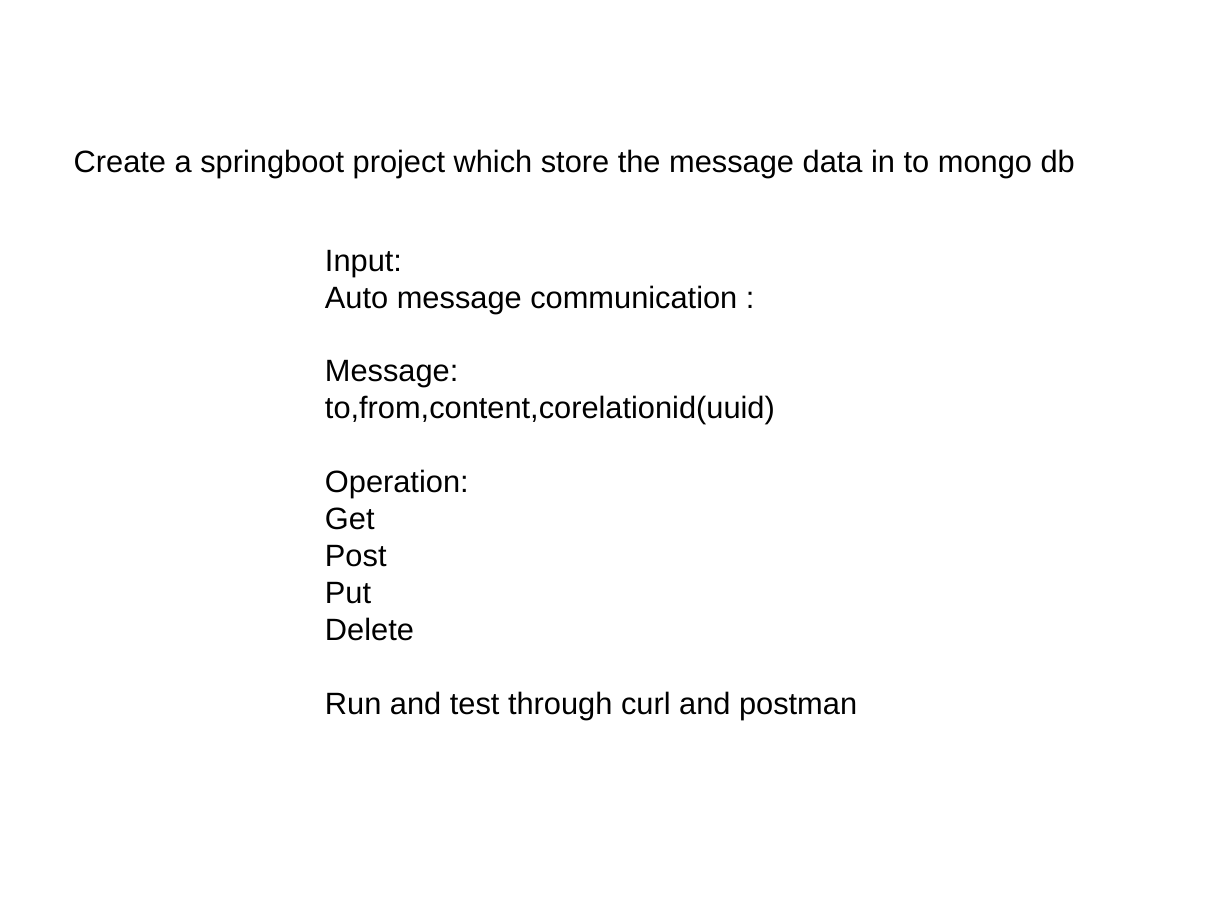
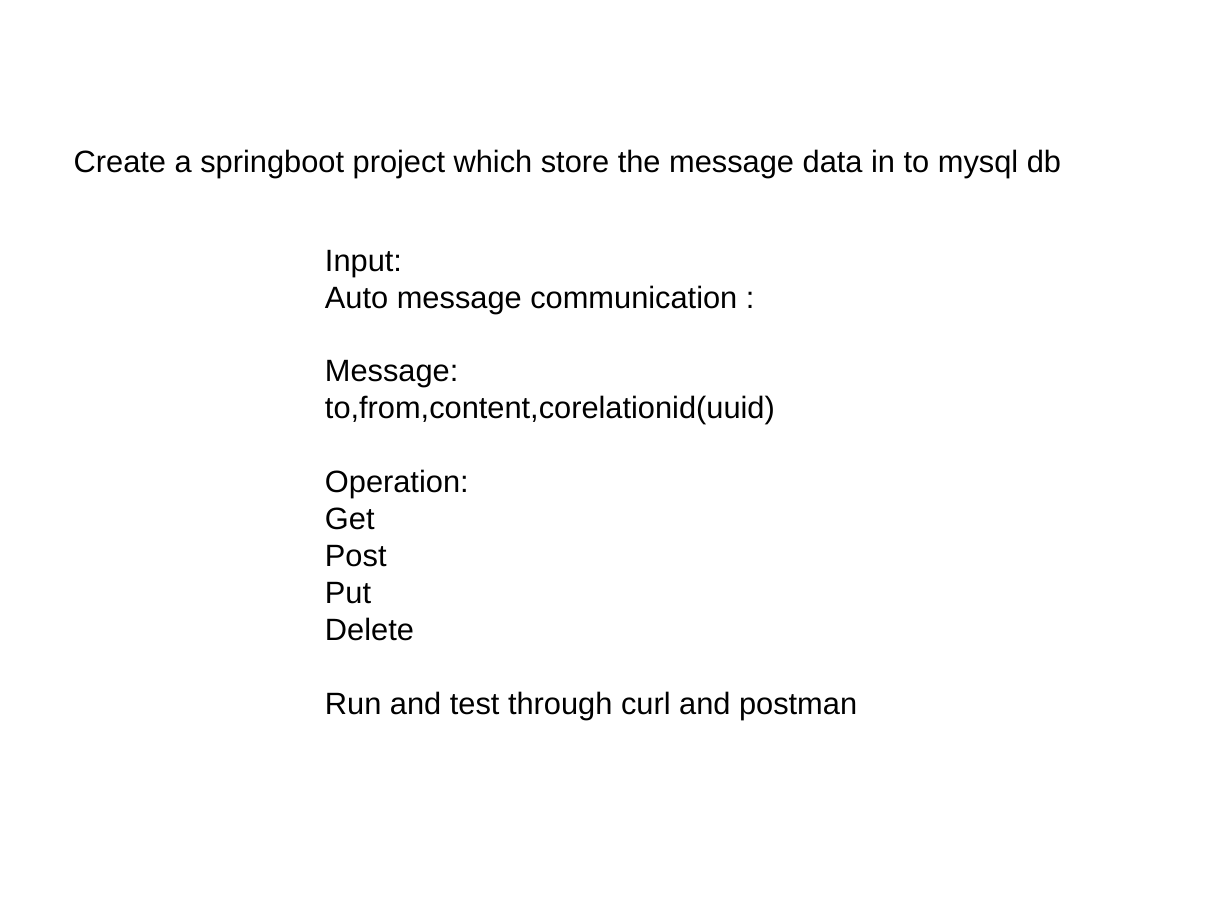
Before and after one commit to falcon-sky/tcs_microservice_training, a slide deck: slide 21 of Day3/spring-boot-database.pptx. Drawn at 1232x924 pixels with LibreOffice and Linux fonts; fonts in the diff are those of the drawing. Boxes give left, top, right and bottom in pixels: in the first picture for what was removed or moved away, otherwise in the second. Text is boxed around its words. In the diff, an @@ line names an element or a change of style, - is before the commit and + after.

Commit message:
updated ppt

```diff
--- a/Day3/spring-boot-database.pptx
+++ b/Day3/spring-boot-database.pptx
@@ text at (74,149,1061,178): text changed @@
-Create a springboot project which store the message data in to mongo db
+Create a springboot project which store the message data in to mysql db
```
Also in this commit, not shown: 1 slide added, 1 other file.
